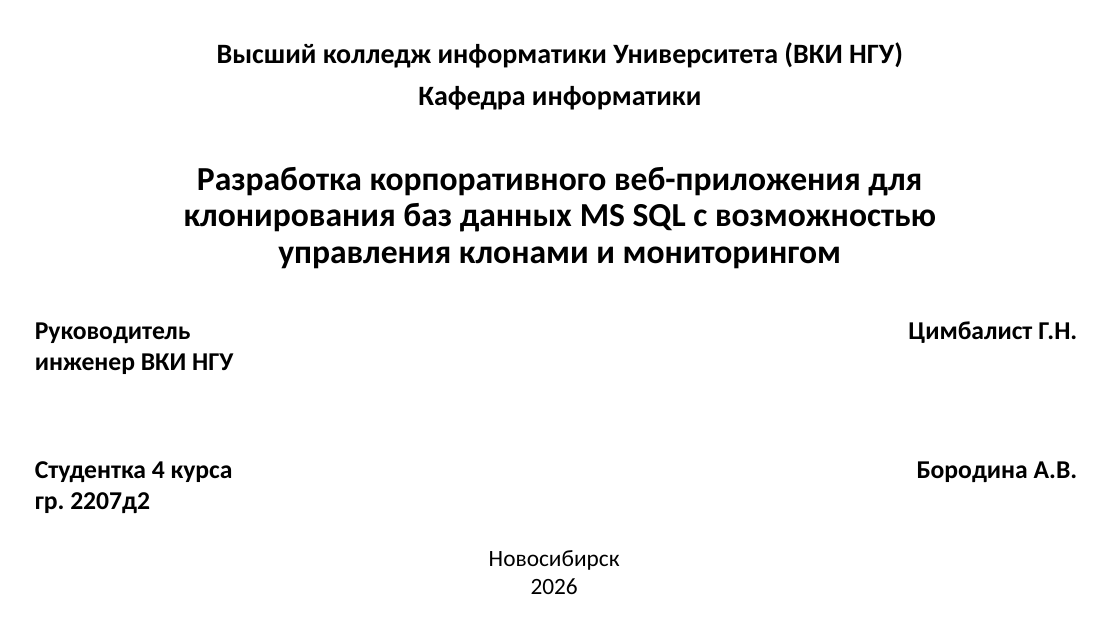
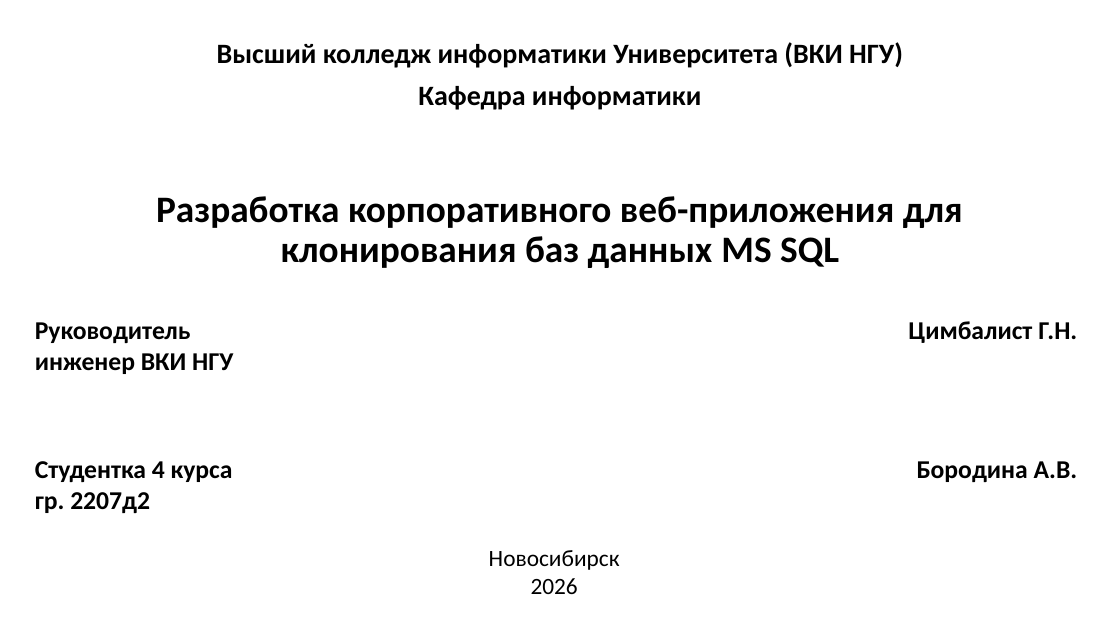
Before and after one commit to Hansola1/VKI, a slide deck: slide 1 of Диплом/Презентация/Бородина_Анастасия_Владимировна_2207Д2_06.05.26.pptx. Drawn at 1120x630 pixels with LibreOffice and Linux fonts; fonts in the diff are those of the drawing. Boxes give left, top, right and bottom in pixels: in the first picture for what was removed or moved away, otherwise in the second. Text is boxed around its words. In the diff, an @@ line names an element or a change of style, - is before the commit and + after.

```diff
--- a/Диплом/Презентация/Бородина_Анастасия_Владимировна_2207Д2_06.05.26.pptx
+++ b/Диплом/Презентация/Бородина_Анастасия_Владимировна_2207Д2_06.05.26.pptx
@@ title at [156, 196, 963, 268]: text changed; size 28.8 to 32 pt @@
-Разработка корпоративного веб-приложения для клонирования баз данных MS SQL c возможностью управления клонами и мониторингом
+Разработка корпоративного веб-приложения для клонирования баз данных MS SQL
```
Also in this commit, not shown: 6 other slides changed, 7 other files.
